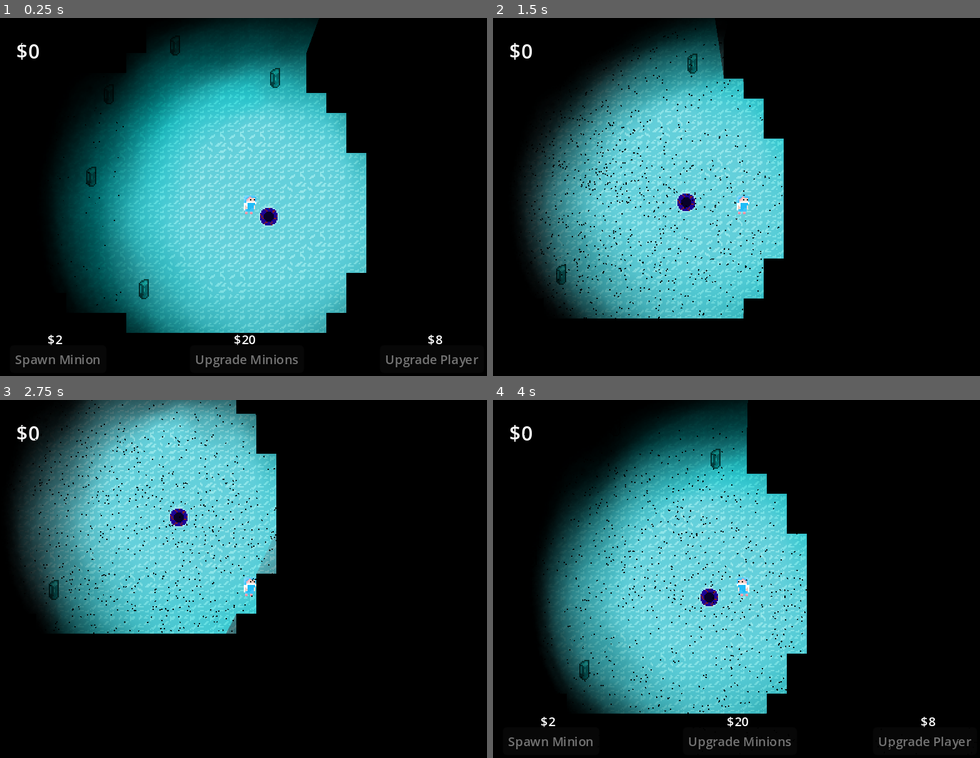
Above: before the commit, frames 1-4 (two rows, left to right).
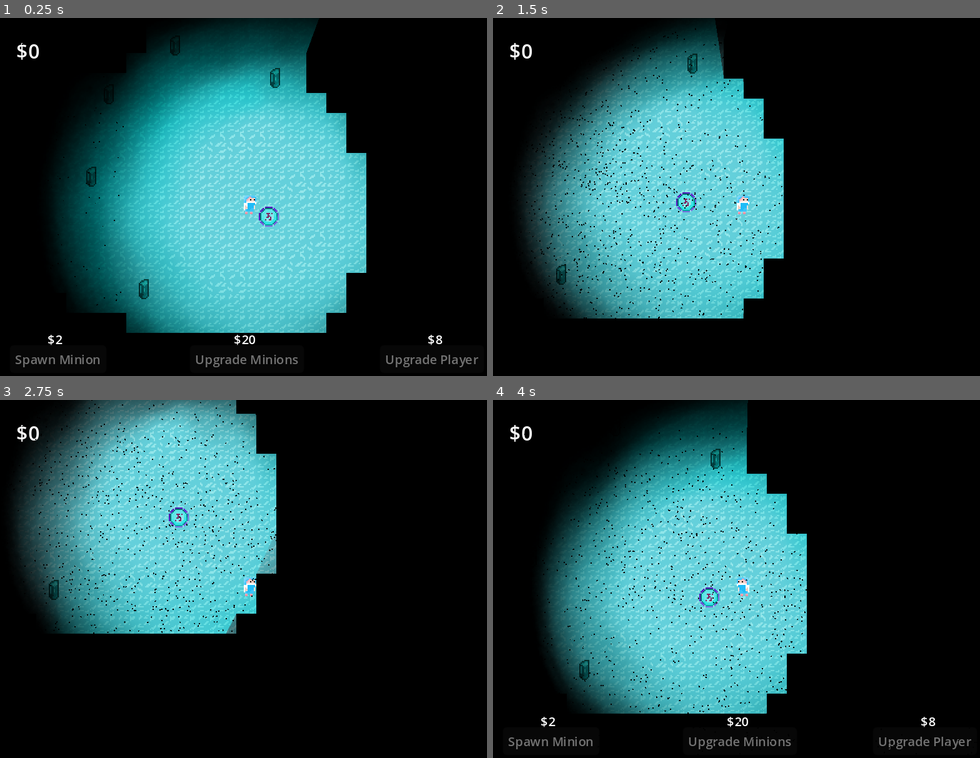
Above: after the commit, the same moments.

Repository: ConnorChow/LudumDare2024
Game: Godot game, scene res://Scenes/World.tscn
Same seed, same stepped clock (60 frames per second), same inputs: the game is played once before the commit and once after it.
Inputs (mouse positions are in pixels of both pictures, inside the frame that each line leads up to):
- Up to frame 1 (0.25 s): no input
- Up to frame 2 (1.5 s): move the mouse to (853, 186) at 0.52 s; hold Right (right) 0.53-1.28 s; tap 1 (1) at 0.6 s; tap 2 (2) at 0.8, 1.35 s; move the mouse to (643, 225) at 1.27 s; hold Down (down) from 1.28 s (still down)
- Up to frame 3 (2.75 s): tap 3 (3) at 1.55, 2.1 s; move the mouse to (301, 503) at 2.02 s; release Down (down) at 2.03 s; hold Right (right) from 2.03 s (still down); tap 4 (4) at 2.3 s
- Up to frame 4 (4 s): move the mouse to (717, 661) at 2.77 s; release Right (right) at 2.78 s; hold Up (up) 2.78-3.53 s; tap 4 (4) at 2.85 s; tap 5 (5) at 3.05, 3.6 s; move the mouse to (892, 643) at 3.52 s; hold Left (left) from 3.53 s (still down); tap 1 (1) at 3.8 s

The runs differ from the first frame. In frame 1, 0.2% of the frame differs, in the area x 53-58%, y 52-59%; in frame 2, 0.2%; in frame 3, 0.2%; in frame 4, 0.2%.

Commit message:
swapped sprites

Diff:
--- a/Objects/battleStation.tscn
+++ b/Objects/battleStation.tscn
@@ -1,6 +1,6 @@
 [gd_scene load_steps=3 format=3 uid="uid://b2tamha3466kh"]
 
-[ext_resource type="Texture2D" uid="uid://j8tv3gamxbfg" path="res://Assets/placeHolder2.png" id="1_eipku"]
+[ext_resource type="Texture2D" uid="uid://c1wq40epls84g" path="res://Assets/LudumDare16x16.png" id="1_8w8yn"]
 
 [sub_resource type="RectangleShape2D" id="RectangleShape2D_fbtgv"]
 size = Vector2(16, 16)
@@ -10,9 +10,9 @@
 collision_mask = 2
 
 [node name="Sprite2D" type="Sprite2D" parent="."]
-texture = ExtResource("1_eipku")
+texture = ExtResource("1_8w8yn")
 region_enabled = true
-region_rect = Rect2(40, 0, 20, 20)
+region_rect = Rect2(0, 32, 16, 16)
 
 [node name="CollisionShape2D" type="CollisionShape2D" parent="."]
 shape = SubResource("RectangleShape2D_fbtgv")
--- a/Objects/lightPlace.tscn
+++ b/Objects/lightPlace.tscn
@@ -1,12 +1,12 @@
 [gd_scene load_steps=3 format=3 uid="uid://cpf5a0mvh6t14"]
 
-[ext_resource type="Texture2D" uid="uid://j8tv3gamxbfg" path="res://Assets/placeHolder2.png" id="1_8pif0"]
+[ext_resource type="Texture2D" uid="uid://c1wq40epls84g" path="res://Assets/LudumDare16x16.png" id="1_ut3cc"]
 [ext_resource type="Texture2D" uid="uid://dfx0pakajpiw1" path="res://Assets/lightPlaceHolder.png" id="2_7orx0"]
 
 [node name="LightPlace" type="Sprite2D"]
-texture = ExtResource("1_8pif0")
+texture = ExtResource("1_ut3cc")
 region_enabled = true
-region_rect = Rect2(20, 0, 20, 20)
+region_rect = Rect2(48, 16, 16, 16)
 
 [node name="PointLight2D" type="PointLight2D" parent="."]
 blend_mode = 2
--- a/Objects/playerBase.tscn
+++ b/Objects/playerBase.tscn
@@ -1,9 +1,9 @@
 [gd_scene load_steps=7 format=3 uid="uid://c84pjnwkgvdxr"]
 
 [ext_resource type="Script" path="res://Objects/playerBase.gd" id="1_2dojn"]
-[ext_resource type="Texture2D" uid="uid://b80rkqf2yl0ua" path="res://Assets/placeHolder.png" id="1_3gyug"]
 [ext_resource type="PackedScene" uid="uid://dtmt71q86ldtu" path="res://AI/AntSim/Ant.tscn" id="2_l86it"]
 [ext_resource type="Texture2D" uid="uid://dfx0pakajpiw1" path="res://Assets/lightPlaceHolder.png" id="3_hpg42"]
+[ext_resource type="Texture2D" uid="uid://s8s5tb1ppy7o" path="res://Assets/LudumDare32x32.png" id="3_pheix"]
 
 [sub_resource type="CircleShape2D" id="CircleShape2D_31d2t"]
 radius = 29.0172
@@ -20,9 +20,9 @@
 shape = SubResource("CircleShape2D_31d2t")
 
 [node name="Sprite2D" type="Sprite2D" parent="."]
-texture = ExtResource("1_3gyug")
+texture = ExtResource("3_pheix")
 region_enabled = true
-region_rect = Rect2(80, 0, 16, 16)
+region_rect = Rect2(0, 32, 16, 16)
 
 [node name="currencyDetector" type="Area2D" parent="."]
 collision_layer = 8
--- a/Player/Player.gd
+++ b/Player/Player.gd
@@ -107,7 +107,7 @@
 			walk_1.play()
 	else:
 		walk_1.stop()
-		print("fuck")
+
 
 
 
--- a/Player/Player.tscn
+++ b/Player/Player.tscn
@@ -210,9 +210,9 @@
 [node name="Light" type="Sprite2D" parent="UiNodes/placeWheel"]
 use_parent_material = true
 position = Vector2(16, -59)
-texture = ExtResource("3_0ykis")
+texture = ExtResource("2_6cv7j")
 region_enabled = true
-region_rect = Rect2(20, 0, 20, 20)
+region_rect = Rect2(48, 16, 16, 16)
 
 [node name="LightLabel" type="Label" parent="UiNodes/placeWheel/Light"]
 use_parent_material = true
@@ -234,9 +234,9 @@
 [node name="BattleTower" type="Sprite2D" parent="UiNodes/placeWheel"]
 use_parent_material = true
 position = Vector2(16, 11)
-texture = ExtResource("3_0ykis")
+texture = ExtResource("2_6cv7j")
 region_enabled = true
-region_rect = Rect2(40, 0, 20, 20)
+region_rect = Rect2(0, 32, 16, 16)
 
 [node name="BattleLabel" type="Label" parent="UiNodes/placeWheel/BattleTower"]
 use_parent_material = true
